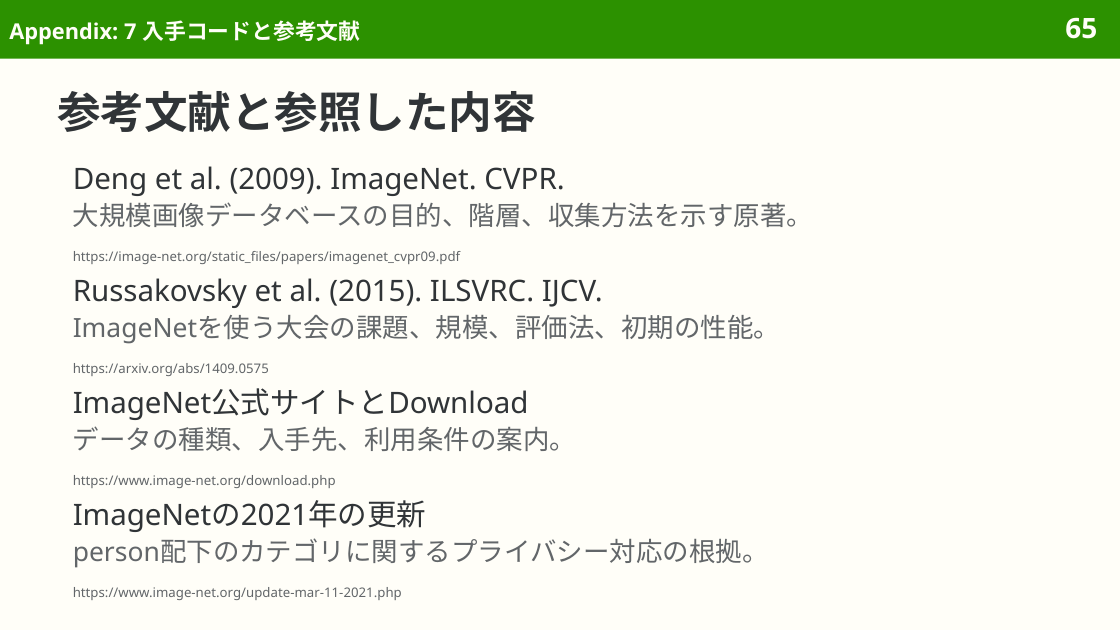
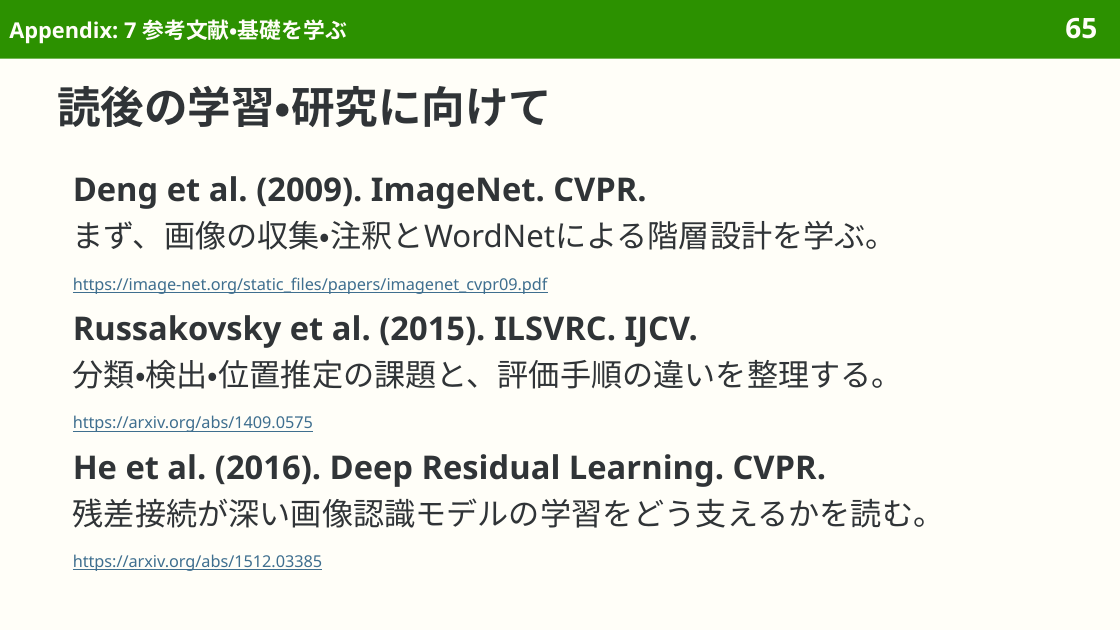
Before and after one commit to sasakiy84/datasets-in-10-minutes, a slide deck: slide 65 of slides/datasets-in-10-minutes-imagenet.pptx. Drawn at 1120x630 pixels with LibreOffice and Linux fonts; fonts in the diff are those of the drawing. Boxes give left, top, right and bottom in pixels: in the first picture for what was removed or moved away, otherwise in the second. Text is boxed around its words. In the diff, an @@ line names an element or a change of style, - is before the commit and + after.

Commit message:
Refine slide bullets, further reading, and SQuAD layout

```diff
--- a/slides/datasets-in-10-minutes-imagenet.pptx
+++ b/slides/datasets-in-10-minutes-imagenet.pptx
@@ title at box(9, 19, 347, 44): text changed @@
-Appendix: 7 入手コードと参考文献
+Appendix: 7 参考文献・基礎を学ぶ
@@ title at box(57, 86, 552, 127): text changed @@
-参考文献と参照した内容
+読後の学習・研究に向けて
@@ text "Deng et al. (2009). ImageNet. ...": place and size @@
-text "Deng et al. (2009). ImageNet. ..." at box(73, 166, 564, 196)
+text "Deng et al. (2009). ImageNet. ..." at box(73, 176, 646, 209)
@@ text "Deng et al. (2009). ImageNet. ..." at box(73, 176, 646, 209): size 19 to 21 pt, bold on; line spacing 1.1 to 1.08; less space between paragraphs @@
@@ text at box(73, 221, 897, 250): text changed; size 17 to 20 pt; text colour #626669 to #303437 @@
-大規模画像データベースの目的、階層、収集方法を示す原著。
+まず、画像の収集・注釈とWordNetによる階層設計を学ぶ。
@@ text "https://image-net.org/static_files/papers/imagenet_cvpr09.pd ...": place and size @@
-text "https://image-net.org/static_files/papers/imagenet_cvpr09.pd ..." at box(73, 251, 460, 264)
+text "https://image-net.org/static_files/papers/imagenet_cvpr09.pd ..." at box(73, 277, 548, 294)
@@ text "https://image-net.org/static_files/papers/imagenet_cvpr09.pd ..." at box(73, 277, 548, 294): size 8.5 to 10.5 pt, text colour #626669 to #3F6F8F, underline on; line spacing 1.1 to 1.08 @@
@@ text "Russakovsky et al. (2015). ILSVRC. ..." at box(73, 315, 698, 348): size 19 to 21 pt, bold on; line spacing 1.1 to 1.08; less space between paragraphs @@
@@ text "Russakovsky et al. (2015). ILSVRC. ...": place and size @@
-text "Russakovsky et al. (2015). ILSVRC. ..." at box(73, 278, 603, 308)
+text "Russakovsky et al. (2015). ILSVRC. ..." at box(73, 315, 698, 348)
@@ text at box(73, 360, 903, 389): text changed; size 17 to 20 pt; text colour #626669 to #303437 @@
-ImageNetを使う大会の課題、規模、評価法、初期の性能。
+分類・検出・位置推定の課題と、評価手順の違いを整理する。
@@ text "https://arxiv.org/abs/1409.0575" at box(73, 415, 313, 432): size 8.5 to 10.5 pt, text colour #626669 to #3F6F8F, underline on; line spacing 1.1 to 1.08 @@
@@ text "https://arxiv.org/abs/1409.0575": place and size @@
-text "https://arxiv.org/abs/1409.0575" at box(73, 363, 269, 376)
+text "https://arxiv.org/abs/1409.0575" at box(73, 415, 313, 432)
@@ text at box(73, 454, 826, 487): text changed; size 19 to 21 pt; bold on @@
-ImageNet公式サイトとDownload
+He et al. (2016). Deep Residual Learning. CVPR.
@@ text at box(73, 498, 945, 528): text changed; size 17 to 20 pt; text colour #626669 to #303437 @@
-データの種類、入手先、利用条件の案内。
+残差接続が深い画像認識モデルの学習をどう支えるかを読む。
@@ text removed at box(73, 500, 427, 532) @@
-ImageNetの2021年の更新
@@ text removed at box(73, 538, 769, 568) @@
-person配下のカテゴリに関するプライバシー対応の根拠。
@@ text at box(73, 554, 323, 571): text changed; size 8.5 to 10.5 pt; text colour #626669 to #3F6F8F @@
-https://www.image-net.org/download.php
+https://arxiv.org/abs/1512.03385
@@ text removed at box(73, 587, 402, 600) @@
-https://www.image-net.org/update-mar-11-2021.php
```
Also in this commit, not shown: 32 other slides changed, 1 slide added, 1 slide removed, 10 other files.
